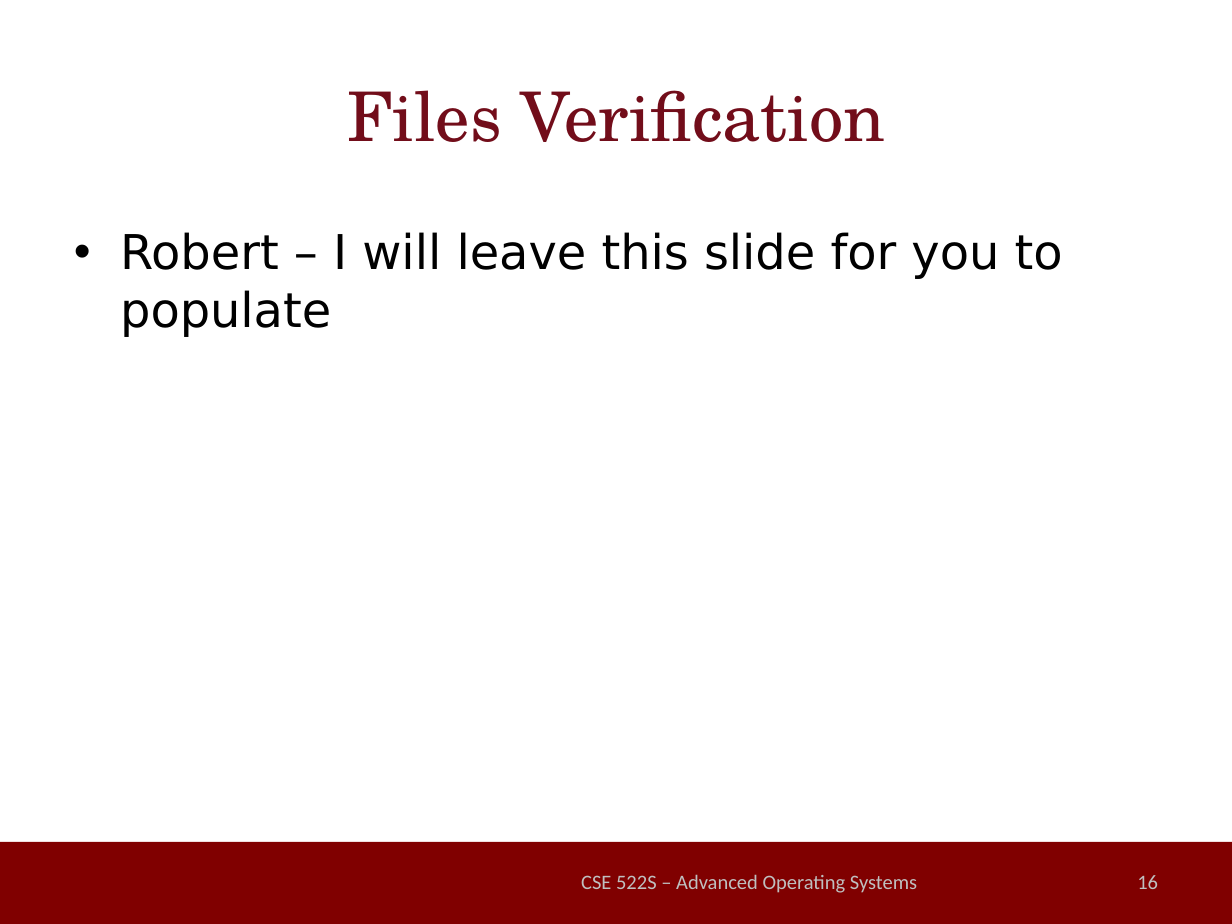
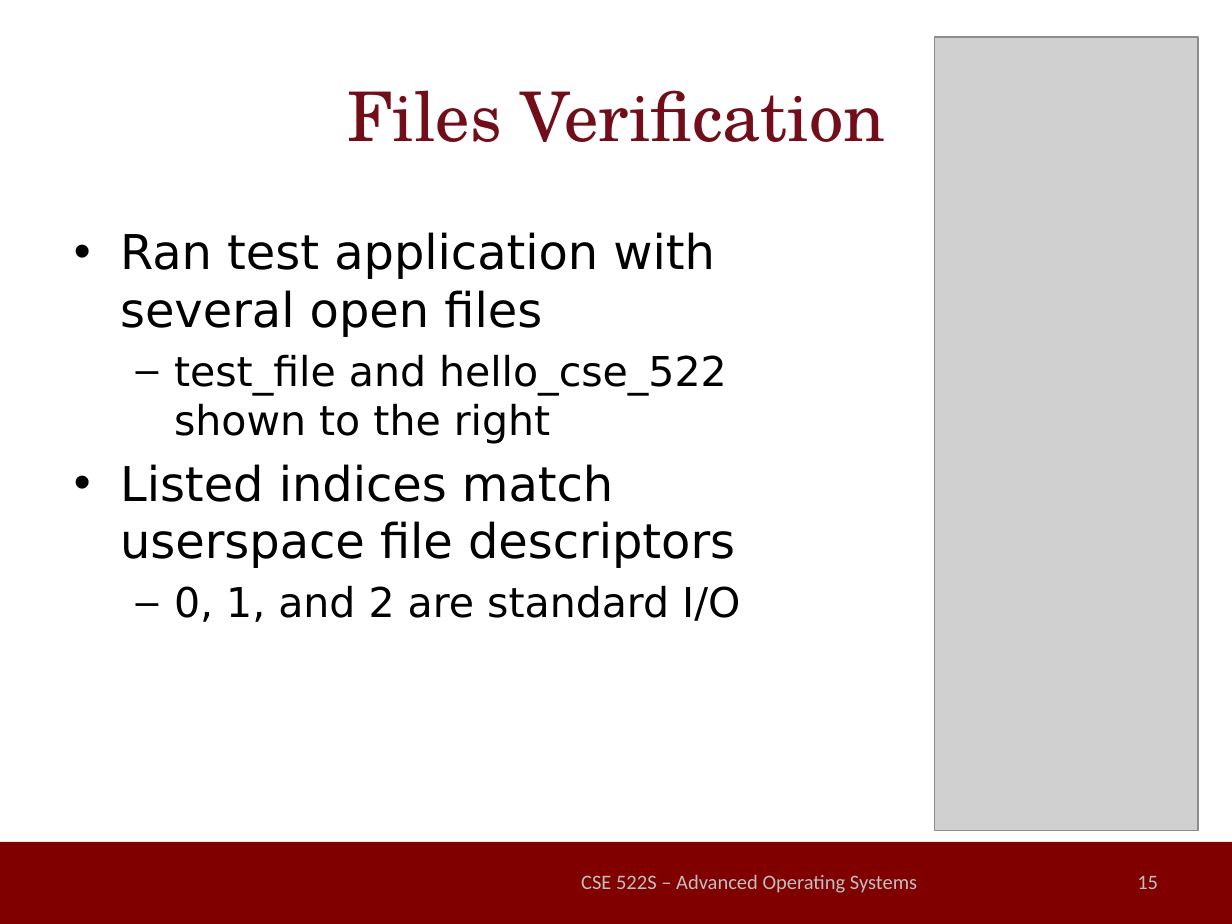
Before and after one commit to millerrt3/LinuxSuspendable, a slide deck: slide 15 of final_presentation.pptx (slide 16 before the commit). Drawn at 1232x924 pixels with LibreOffice and Linux fonts; fonts in the diff are those of the drawing; grey boxes stand for pictures; background and template pictures are left out. Boxes give left, top, right and bottom in pixels: in the first picture for what was removed or moved away, otherwise in the second. Text is boxed around its words. In the diff, an @@ line names an element or a change of style, - is before the commit and + after.

```diff
--- a/final_presentation.pptx
+++ b/final_presentation.pptx
@@ picture added at (934, 37, 1198, 830) @@
@@ text at (120, 232, 740, 622): text changed @@
-• Robert – I will leave this slide for you to populate
+• Ran test application with several open files
+  – test_file and hello_cse_522 shown to the right
+• Listed indices match userspace file descriptors
+  – 0, 1, and 2 are standard I/O
@@ page number at (1137, 876, 1158, 889): text changed @@
-16
+15
```
Also in this commit, not shown: 1 slide removed.
